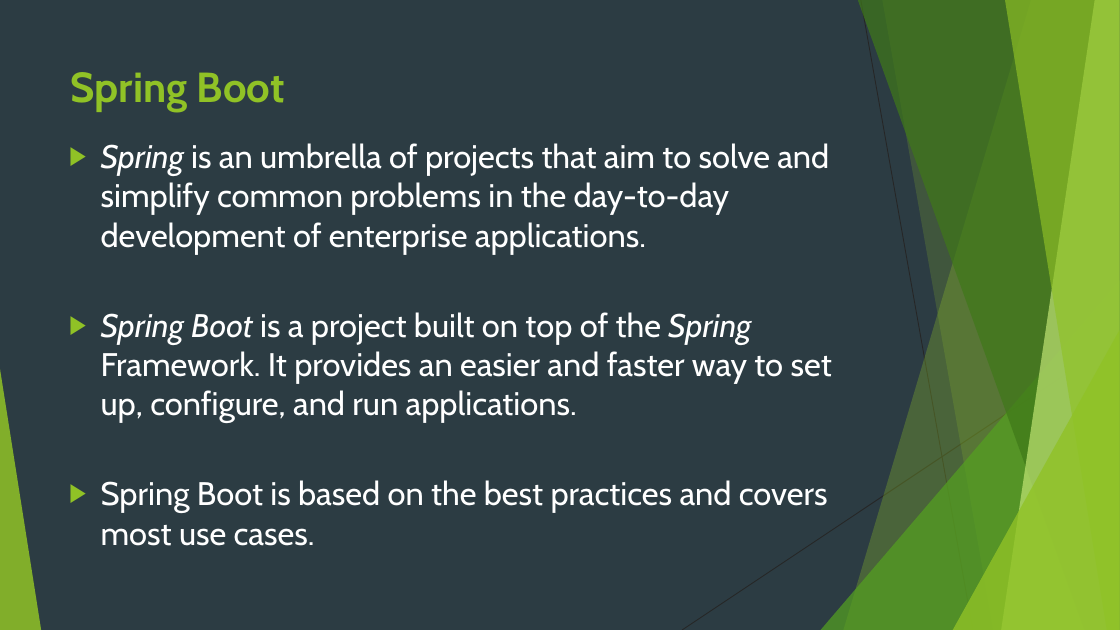
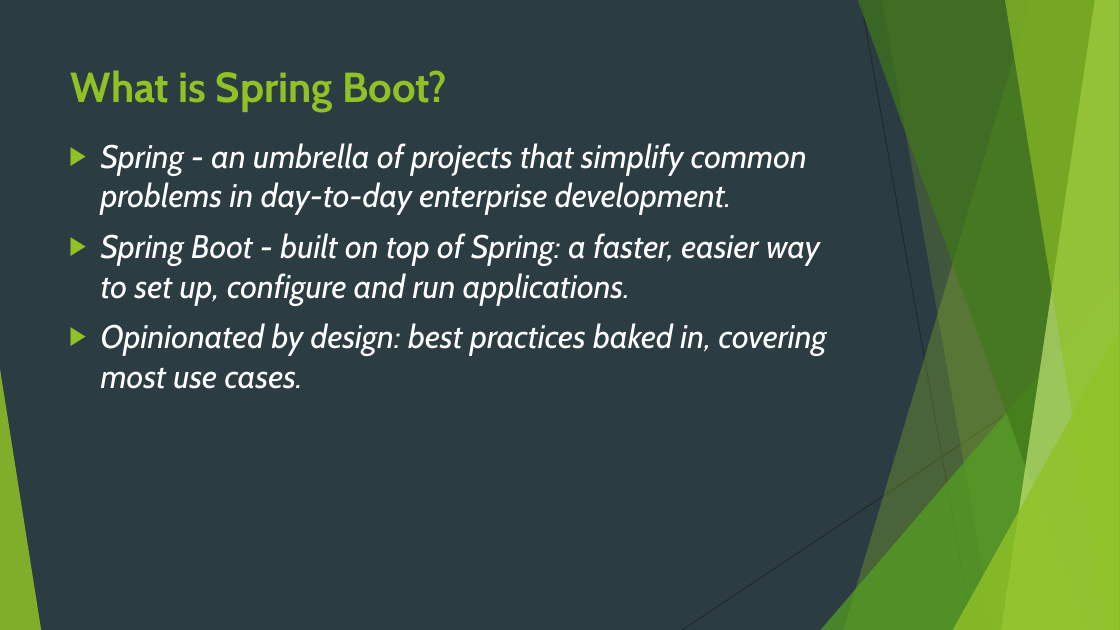
Before and after one commit to idanshal/sb-todo-app-tdp, a slide deck: slide 7 of course_data/presentations/practical_spring_boot_for_tdp.pptx (slide 5 before the commit). Drawn at 1120x630 pixels with LibreOffice and Linux fonts; fonts in the diff are those of the drawing. Boxes give left, top, right and bottom in pixels: in the first picture for what was removed or moved away, otherwise in the second. Text is boxed around its words. In the diff, an @@ line names an element or a change of style, - is before the commit and + after.

```diff
--- a/course_data/presentations/practical_spring_boot_for_tdp.pptx
+++ b/course_data/presentations/practical_spring_boot_for_tdp.pptx
@@ title at (x1=71, y1=70, x2=447, y2=112): text changed @@
-Spring Boot
+What is Spring Boot?
@@ text at (x1=101, y1=143, x2=827, y2=389): text changed; italic on @@
-▶ Spring is an umbrella of projects that aim to solve and simplify common problems in the day-to-day development of enterprise applications.
-▶ Spring Boot is a project built on top of the Spring Framework. It provides an easier and faster way to set up, configure, and run applications.
-▶ Spring Boot is based on the best practices and covers most use cases.
+▶ Spring - an umbrella of projects that simplify common problems in day-to-day enterprise development.
+▶ Spring Boot - built on top of Spring: a faster, easier way to set up, configure and run applications.
+▶ Opinionated by design: best practices baked in, covering most use cases.
```
Also in this commit, not shown: 10 other slides changed, 3 slides added, 17 other files.
